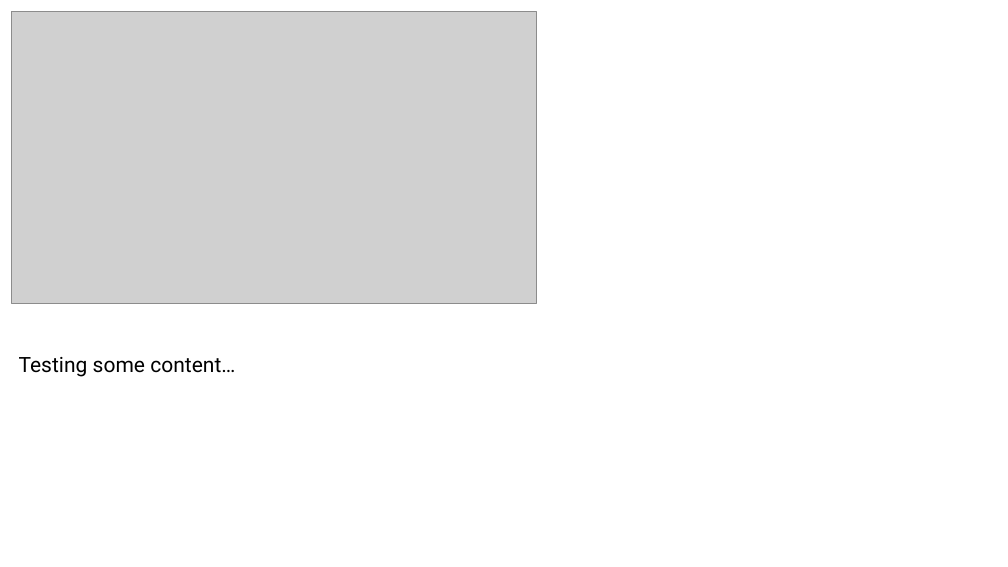
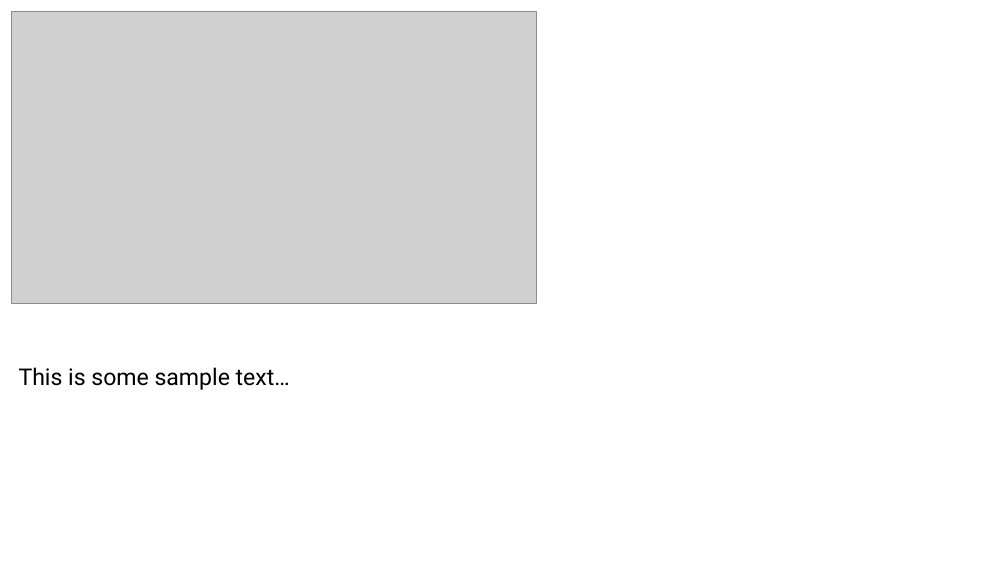
Before and after one commit to codeadamca/php-html-to-ppt, a slide deck: slide 1 of sample.pptx. Drawn at 1008x567 pixels with LibreOffice and Linux fonts; fonts in the diff are those of the drawing; grey boxes stand for pictures. Boxes give left, top, right and bottom in pixels: in the first picture for what was removed or moved away, otherwise in the second. Text is boxed around its words. In the diff, an @@ line names an element or a change of style, - is before the commit and + after.

```diff
--- a/sample.pptx
+++ b/sample.pptx
@@ text removed at (19, 357, 235, 377) @@
-Testing some content…
@@ text added at (19, 367, 290, 390), 22 pt, text #000000 @@
+This is some sample text…
```
Also in this commit, not shown: 2 slides added, 2 slides removed, 3 other files.
